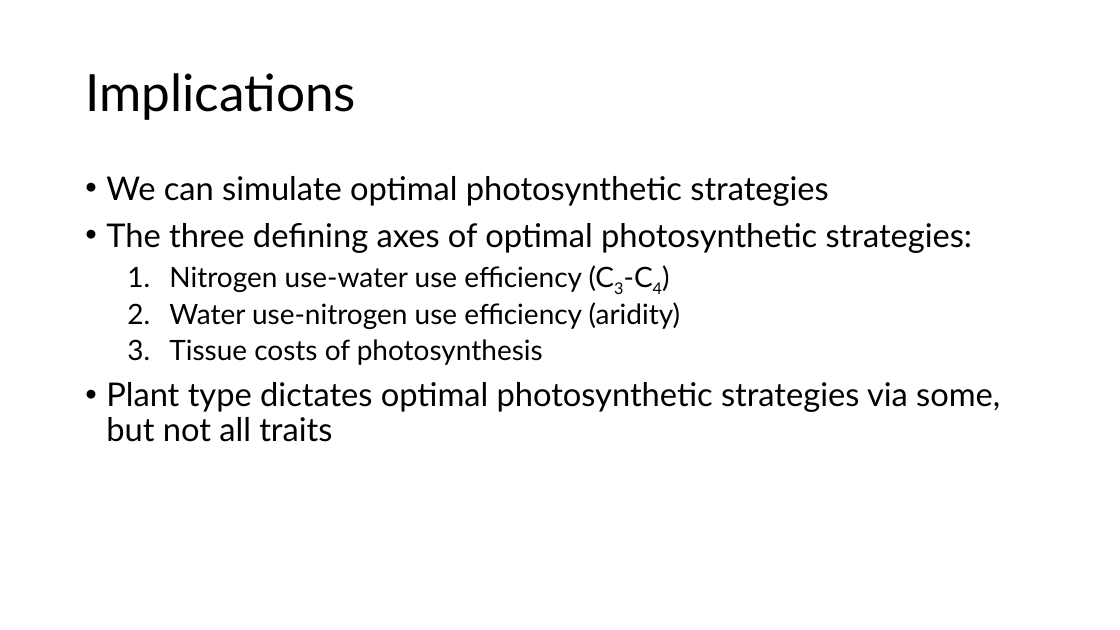
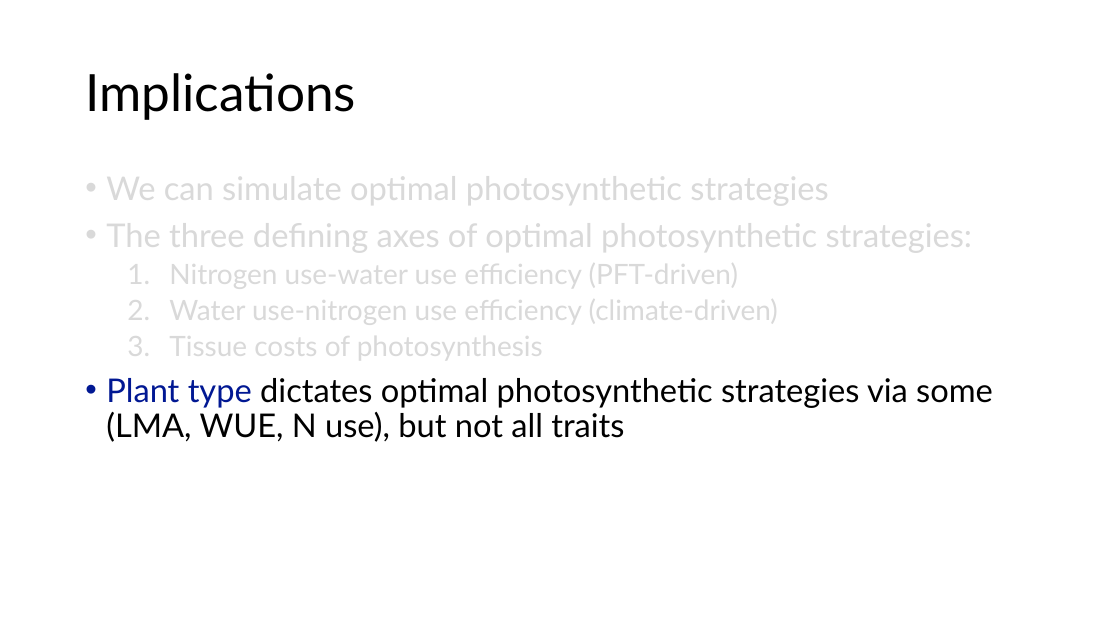
Before and after one commit to SmithEcophysLab/egu_2026, a slide deck: slide 23 of src/egu2026_optphoto_smith.pptx (slide 26 before the commit). Drawn at 1120x630 pixels with LibreOffice and Linux fonts; fonts in the diff are those of the drawing. Boxes give left, top, right and bottom in pixels: in the first picture for what was removed or moved away, otherwise in the second. Text is boxed around its words. In the diff, an @@ line names an element or a change of style, - is before the commit and + after.

Commit message:
finished talk

```diff
--- a/src/egu2026_optphoto_smith.pptx
+++ b/src/egu2026_optphoto_smith.pptx
@@ text at box(106, 168, 973, 363): text colour #000000 to #D9D9D9 in "We can simulate optimal photosynthetic strategies", "The three defining axes of optimal photosynthetic ...", "Tissue costs of photosynthesis" @@
@@ text at box(169, 257, 778, 327): text changed; text colour #000000 to #D9D9D9 @@
-  1. Nitrogen use-water use efficiency (C3-C4)
-  2. Water use-nitrogen use efficiency (aridity)
+  1. Nitrogen use-water use efficiency (PFT-driven)
+  2. Water use-nitrogen use efficiency (climate-driven)
@@ text at box(106, 378, 993, 442): text changed @@
-• Plant type dictates optimal photosynthetic strategies via some, but not all traits
+• Plant type dictates optimal photosynthetic strategies via some (LMA, WUE, N use), but not all traits
```
Also in this commit, not shown: 11 other slides changed, 2 slides added, 5 slides removed, 1 other file.
